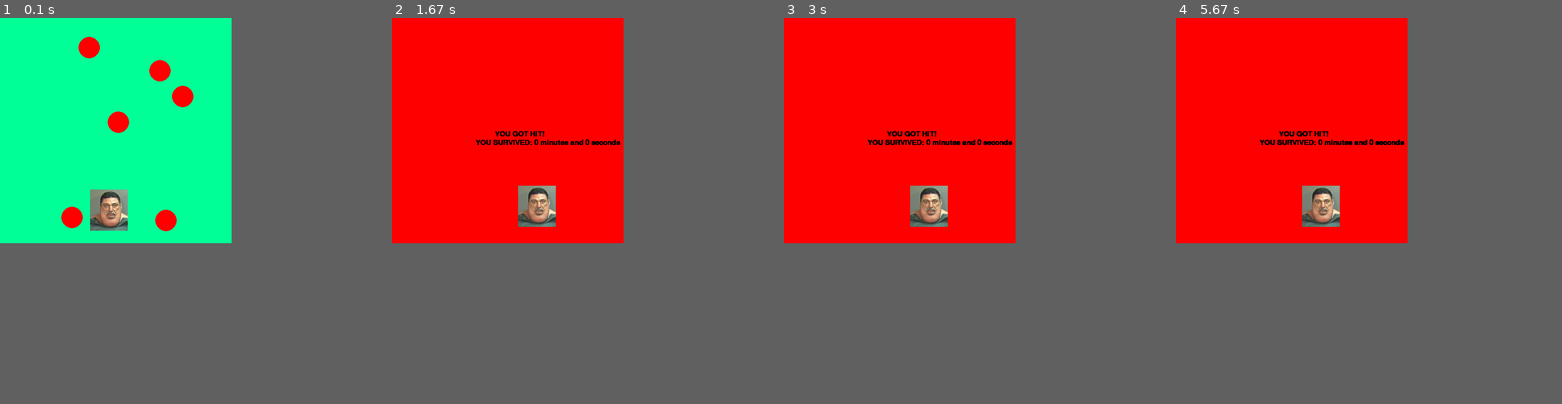
Above: before the commit, frames 1-4 (left to right).
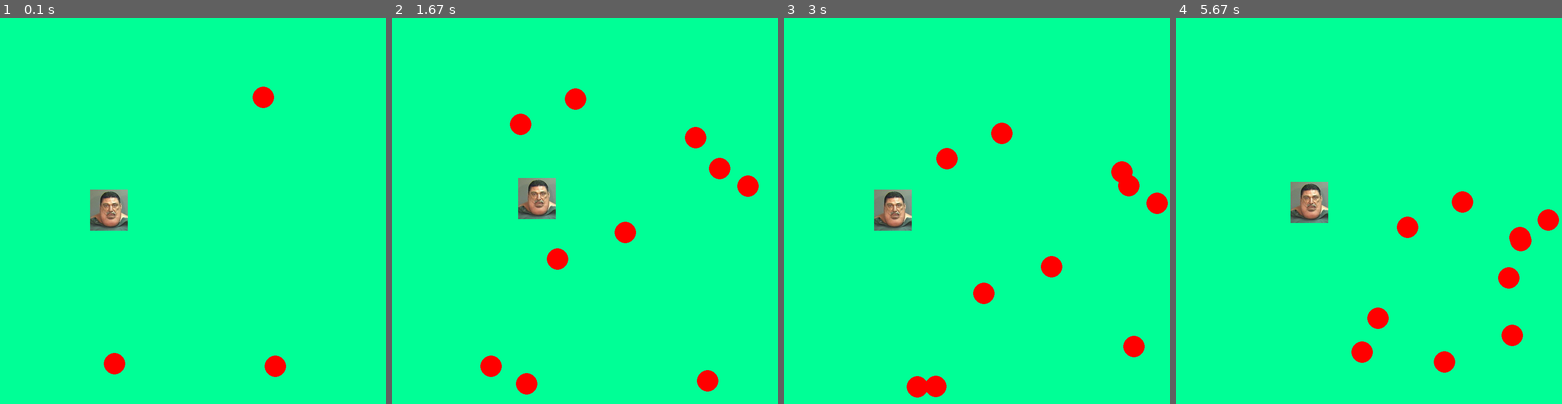
Above: after the commit, the same moments.

Repository: Ajay-Mohanraj/Evader
Game: pygame game, started from testing123.py
Two runs of this game, one before a commit and one after it. Both use one fixed random seed, a clock stepped at 60 frames per second and the inputs below.
Inputs:
- Up to frame 1 (0.1 s): no input
- Up to frame 2 (1.67 s): hold Right 0.33-0.8 s; hold Up 0.83-1.13 s; hold Right 1.17-1.63 s
- Up to frame 3 (3 s): hold Left 1.67-2.2 s; hold Down 2.23-2.53 s; hold Left 2.57-2.97 s
- Up to frame 4 (5.67 s): hold Up 3-3.37 s; hold Right 3.4-4.03 s; hold Down 4.07-4.43 s; hold Left 4.47-4.93 s; hold Right 4.97-5.43 s; hold Up from 5.47 s (still down)
In our replay, the window is 540x525 before the commit and 900x900 after it. These sizes can differ from the game's own. Grey fills any space a smaller window leaves; there, only what the larger window draws over its background counts as a difference.

The runs differ from the first frame. In frame 1, 2.1% of the frame differs, in the area x 15-75%, y 4-93%; in frame 2, 36%; in frame 3, 36%; in frame 4, 37%, in the area x 0-100%, y 0-92%.

Commit message:
Merge remote-tracking branch 'origin/master'
# Conflicts:
#	EggRoulette.py

Diff:
--- a/testing123.py
+++ b/testing123.py
@@ -2,17 +2,17 @@
 import random
 
 pygame.init()
-win = pygame.display.set_mode((540, 525))
+win = pygame.display.set_mode((900, 900))
 pygame.display.set_caption('First Game')
-win_width = 540
-win_height = 525
+win_width = 900
+win_height = 900
 
 font = pygame.font.Font(None, 25)
 
 x = 210
 y = 400
-width = 40
-height = 60
+width = 88
+height = 96
 vel = 3
 
 BALL_SIZE = 25
@@ -106,13 +106,11 @@
 player1 = Player(x, y, width, height, vel, "ohya.jpg")
 
 while run:
-
-    pygame.time.delay(0)
+    clock.tick(frame_rate)
 
     for event in pygame.event.get():
 
         if event.type == pygame.QUIT:
-
             run = False
 
     player1.work()
@@ -120,10 +118,10 @@
     time = font.render(timer.time_elapsed(), True, (0, 0, 0))
     win.blit(time, (10, 10))
 
-    if timer.total_seconds % 10 == 0 and len(ball_list) < 10:
-
-        ball = make_ball()
-        ball_list.append(ball)
+    if timer.total_seconds % 10 == 0:
+        if len(ball_list) < 10:
+            ball = make_ball()
+            ball_list.append(ball)
 
     win.fill((0, 255, 150))
 
@@ -135,21 +133,20 @@
 
         # Bounce the ball if needed
         if ball.y > win_height - BALL_SIZE or ball.y < BALL_SIZE:
-
             ball.y_vel *= -1
 
         if ball.x > win_width - BALL_SIZE or ball.x < BALL_SIZE:
-
             ball.x_vel *= -1
 
     for ball in ball_list:
 
-        pygame.draw.circle(win, (255, 0, 0), (ball.x, ball.y), BALL_SIZE)
-
-        if (player1.x - 22) < ball.x < (player1.x + 22) and (player1.y - 32) < ball.y < (player1.y + 32):
-
+        if ((player1.x - 44) < ball.x - 12.5 < (player1.x + 44) or (player1.x - 44) < ball.x + 12.5 < (player1.x + 44)) and ((player1.y - 48) < ball.y - 12.5 < (player1.y + 48) or (player1.y - 48) < ball.y + 12.5 < (player1.y + 48)):
             win.fill((255, 0, 0))
             run = False
+
+        else:
+
+            pygame.draw.circle(win, (255, 0, 0), (ball.x, ball.y), BALL_SIZE)
 
     win.blit(player1.player, (player1.x, player1.y))
     pygame.display.update()
@@ -158,8 +155,6 @@
 
 run = True
 while run:
-
-    pygame.time.delay(100)
 
     for event in pygame.event.get():
 
@@ -170,19 +165,15 @@
     text = font.render("YOU GOT HIT!", True, (0, 0, 0))
 
     if timer.minutes == "1" and timer.seconds == "1":
-
         other_text = font.render("YOU SURVIVED: " + timer.minutes + " minute and " + timer.seconds + " second", True, (0, 0, 0))
 
     elif timer.minutes == "1":
-
         other_text = font.render("YOU SURVIVED: " + timer.minutes + " minute and " + timer.seconds + " seconds", True, (0, 0, 0))
 
     elif timer.seconds == "1":
-
         other_text = font.render("YOU SURVIVED: " + timer.minutes + " minutes and " + timer.seconds + " second", True, (0, 0, 0))
 
     else:
-
         other_text = font.render("YOU SURVIVED: " + timer.minutes + " minutes and " + timer.seconds + " seconds", True, (0, 0, 0))
 
     win.blit(other_text, ((win_width // 2) - 75, (win_height // 2) + 20))
